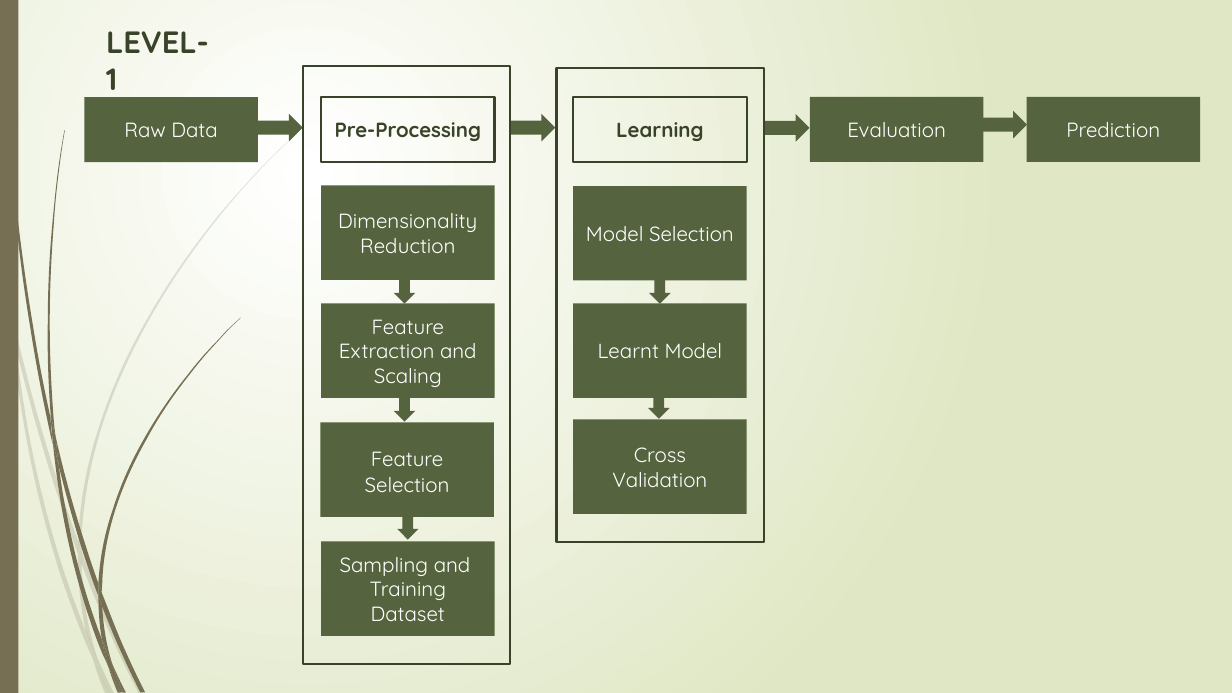
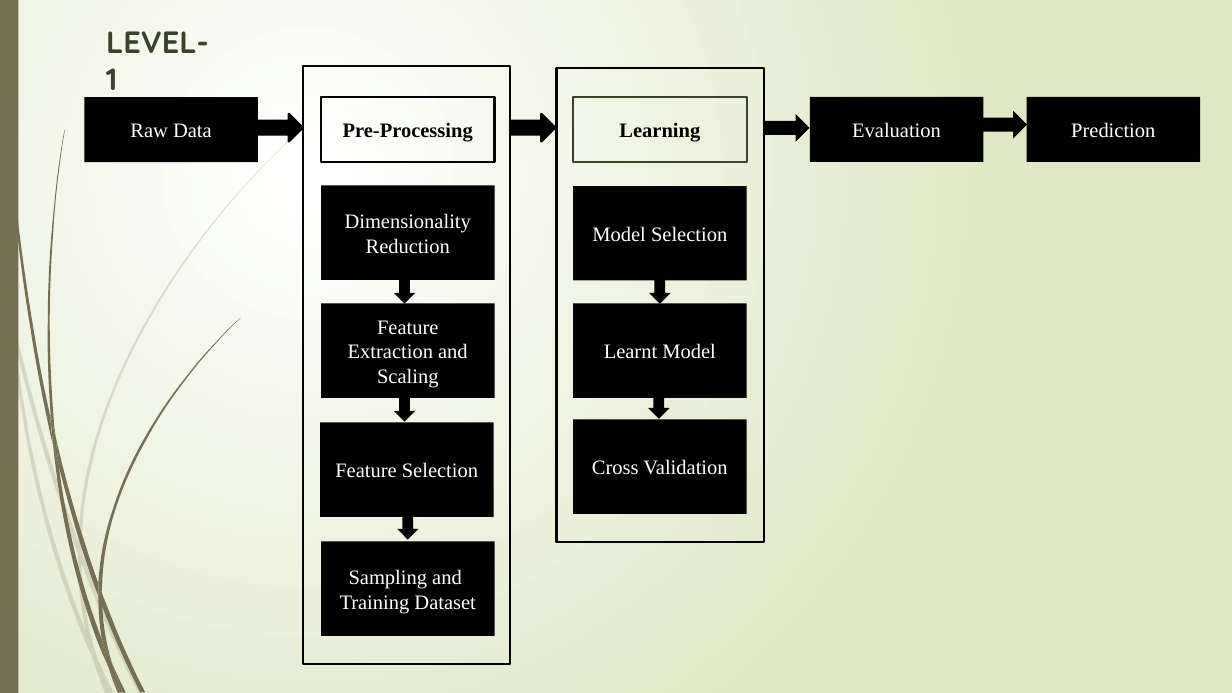
Before and after one commit to NavaneethVijay/vtuproject, a slide deck: slide 8 of second phase seminar.pptx. Drawn at 1232x693 pixels with LibreOffice and Linux fonts; fonts in the diff are those of the drawing. Boxes give left, top, right and bottom in pixels: in the first picture for what was removed or moved away, otherwise in the second. Text is boxed around its words. In the diff, an @@ line names an element or a change of style, - is before the commit and + after.

Commit message:
updated with dataset

```diff
--- a/second phase seminar.pptx
+++ b/second phase seminar.pptx
@@ rectangle at box(303, 67, 510, 665): outline #39432A 1.25 pt to #000000 1.25 pt @@
@@ rectangle at box(557, 68, 764, 542): outline #39432A 1.25 pt to #000000 1.25 pt @@
@@ right arrow at box(257, 113, 302, 142): fill #56653E to #000000; outline none to #000000 1.25 pt @@
@@ rectangle "Pre-Processing" at box(322, 97, 495, 163): font Quicksand to Times New Roman, text colour #39432A to #000000; outline #39432A 1.25 pt to #000000 1.25 pt @@
@@ right arrow at box(510, 113, 554, 142): fill #56653E to #000000; outline none to #000000 1.25 pt @@
@@ rectangle "Learning" at box(573, 97, 747, 163): font Quicksand to Times New Roman, text colour #39432A to #000000 @@
@@ font Quicksand to Times New Roman; fill #56653E to #000000 in 10 elements at box(85, 97, 259, 163), box(809, 97, 983, 163), box(1026, 97, 1200, 163), box(322, 303, 495, 398), box(320, 423, 494, 517), box(322, 186, 495, 281), box(322, 542, 495, 637), box(573, 186, 747, 281), box(573, 303, 747, 398), box(573, 419, 747, 514) @@
@@ fill #56653E to #000000 in 7 elements at box(765, 115, 809, 143), box(982, 111, 1026, 139), box(394, 280, 415, 303), box(394, 398, 415, 421), box(397, 516, 418, 540), box(649, 280, 670, 303), box(648, 395, 669, 419) @@
```
Also in this commit, not shown: 3 other slides changed, 11 other files.
